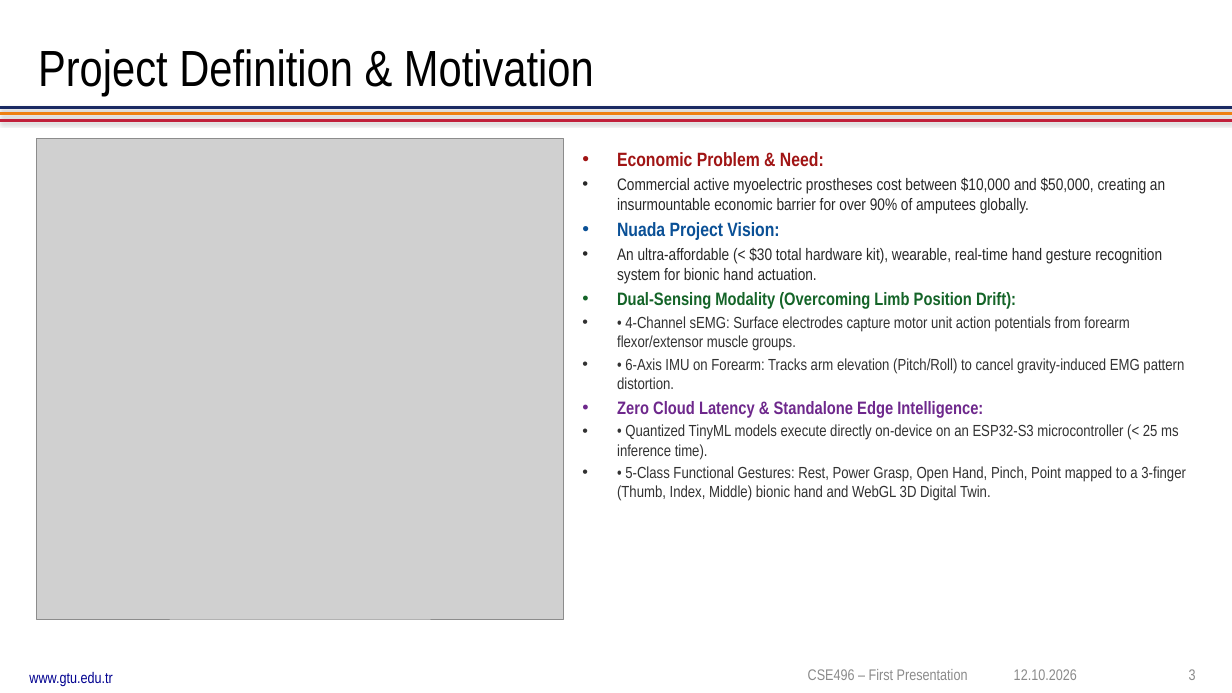
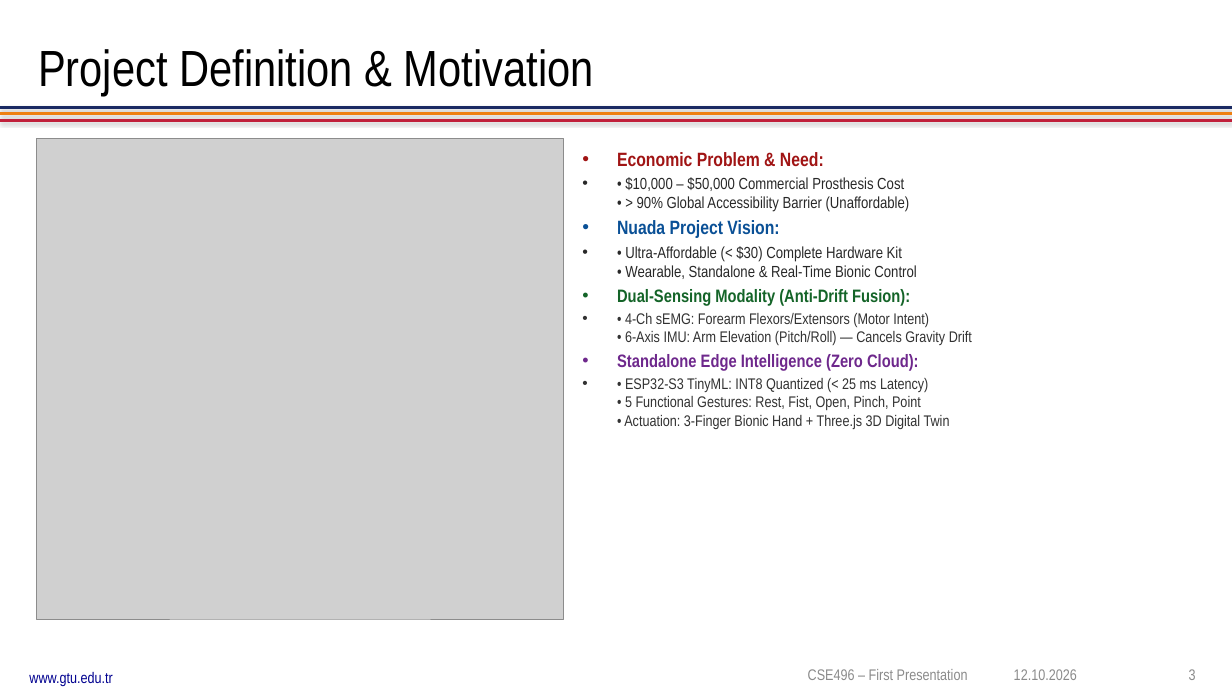
Before and after one commit to nziyak/nuada-bionic-hand-tinyml, a slide deck: slide 3 of docs/presentations/Nuada_Bionic_Hand_Project_Proposal_Presentation.pptx. Drawn at 1232x693 pixels with LibreOffice and Linux fonts; fonts in the diff are those of the drawing; grey boxes stand for pictures; background and template pictures are left out. Boxes give left, top, right and bottom in pixels: in the first picture for what was removed or moved away, otherwise in the second. Text is boxed around its words. In the diff, an @@ line names an element or a change of style, - is before the commit and + after.

```diff
--- a/docs/presentations/Nuada_Bionic_Hand_Project_Proposal_Presentation.pptx
+++ b/docs/presentations/Nuada_Bionic_Hand_Project_Proposal_Presentation.pptx
@@ text at bbox=[625, 177, 910, 212]: text changed; size 13 to 12.5 pt @@
-• Commercial active myoelectric prostheses cost between $10,000 and $50,000, creating an insurmountable economic barrier for over 90% of amputees globally.
+• • $10,000 – $50,000 Commercial Prosthesis Cost
+  • > 90% Global Accessibility Barrier (Unaffordable)
@@ text at bbox=[617, 246, 972, 429]: text changed; size 12.5 to 12 pt @@
-• An ultra-affordable (< $30 total hardware kit), wearable, real-time hand gesture recognition system for bionic hand actuation.
-• Dual-Sensing Modality (Overcoming Limb Position Drift):
-• • 4-Channel sEMG: Surface electrodes capture motor unit action potentials from forearm flexor/extensor muscle groups.
-• • 6-Axis IMU on Forearm: Tracks arm elevation (Pitch/Roll) to cancel gravity-induced EMG pattern distortion.
-• Zero Cloud Latency & Standalone Edge Intelligence:
-• • Quantized TinyML models execute directly on-device on an ESP32-S3 microcontroller (< 25 ms inference time).
-• • 5-Class Functional Gestures: Rest, Power Grasp, Open Hand, Pinch, Point mapped to a 3-finger (Thumb, Index, Middle) bionic hand and WebGL 3D Digital Twin.
+• • Ultra-Affordable (< $30) Complete Hardware Kit
+  • Wearable, Standalone & Real-Time Bionic Control
+• Dual-Sensing Modality (Anti-Drift Fusion):
+• • 4-Ch sEMG: Forearm Flexors/Extensors (Motor Intent)
+  • 6-Axis IMU: Arm Elevation (Pitch/Roll) — Cancels Gravity Drift
+• Standalone Edge Intelligence (Zero Cloud):
+• • ESP32-S3 TinyML: INT8 Quantized (< 25 ms Latency)
+  • 5 Functional Gestures: Rest, Fist, Open, Pinch, Point
+  • Actuation: 3-Finger Bionic Hand + Three.js 3D Digital Twin
```
Also in this commit, not shown: 11 other slides changed, 2 slides added, 2 other files.
